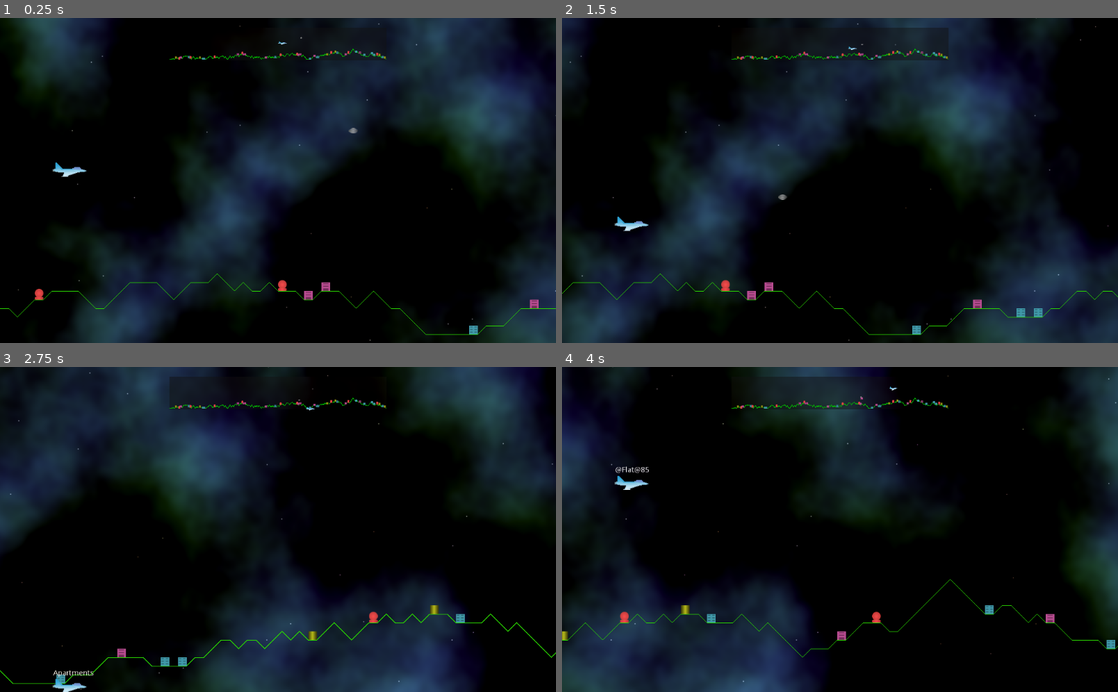
Above: before the commit, frames 1-4 (two rows, left to right).
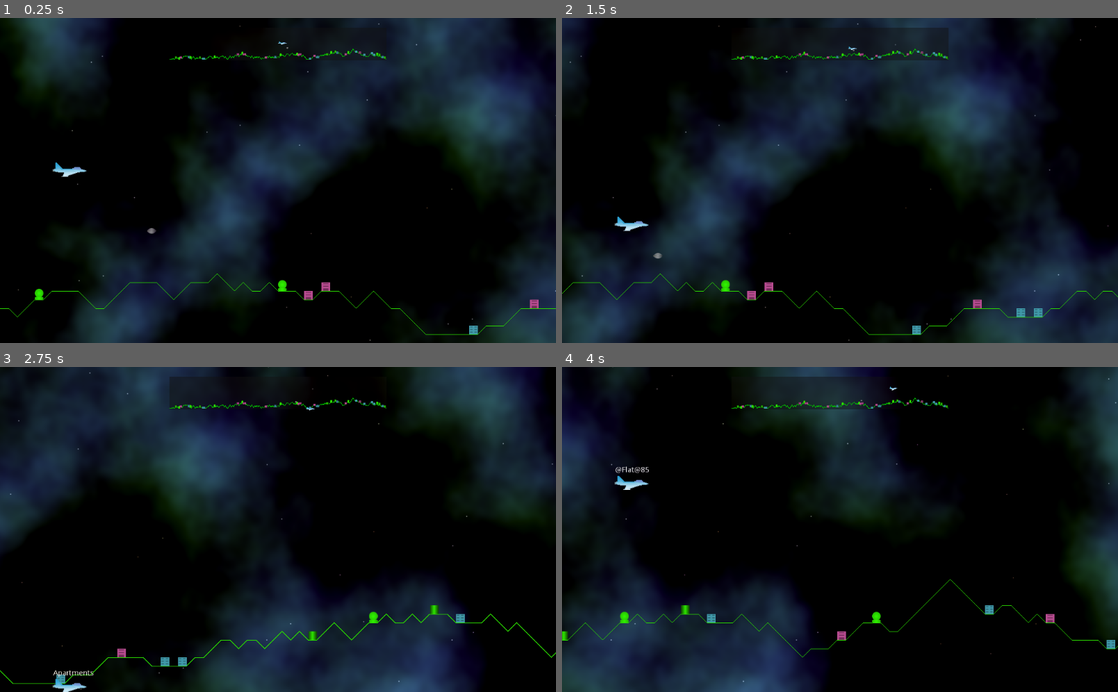
Above: after the commit, the same moments.

Repository: andrew-wilkes/godotia
Game: Godot game, scene res://Main.tscn
The game is run twice, just before and just after one commit, with the same random seed, the same clock (stepped at 60 frames per second) and the same inputs.
Inputs:
- Up to frame 1 (0.25 s): no input
- Up to frame 2 (1.5 s): hold Right (ui_right) 0.53-1.28 s; hold Down (ui_down) from 1.28 s (still down)
- Up to frame 3 (2.75 s): release Down (ui_down) at 2.03 s; hold Right (ui_right) from 2.03 s (still down)
- Up to frame 4 (4 s): release Right (ui_right) at 2.78 s; hold Up (ui_up) 2.78-3.53 s; hold Left (ui_left) from 3.53 s (still down)

The runs differ from the first frame. In frame 1, 0.2% of the frame differs, in the area x 6-70%, y 5-87%; in frame 2, 0.1%; in frame 3, 0.2%; in frame 4, 0.2%, in the area x 0-70%, y 8-84%.

Commit message:
Modulate color of resources as energy is drained

Diff:
--- a/Enemy.gd
+++ b/Enemy.gd
@@ -3,7 +3,7 @@
 enum { MOVING_TO_TARGET, DRAINING_ENERGY, MOVING_TO_PLAYER, LIFTING }
 
 const SPEED = 100
-const RATE_OF_DRAINING_ENERGY = 50
+const RATE_OF_DRAINING_ENERGY = 500
 
 var state = MOVING_TO_TARGET
 var target : Vector2
@@ -42,7 +42,7 @@
 func _on_Enemy_body_entered(body):
 	if body.get_parent() is Structure and state == MOVING_TO_TARGET:
 		structure = body.get_parent()
-		match structure.structType:
+		match structure.struct_type:
 			Structure.StructType.Building:
 				state = LIFTING
 				# Reparent the structure from terrain to enemy
--- a/Main.gd
+++ b/Main.gd
@@ -59,8 +59,8 @@
 
 func add_enemy_for_testing():
 	var enemy = enemy_scene.instance()
-	enemy.target = globals.structures.values()[18].position
-	enemy.position = Vector2(3600, -400)
+	enemy.target = globals.structures.values()[17].position
+	enemy.position = Vector2(3200, -200)
 	terrain.line.add_child(enemy)
 	globals.add_entity(enemy, "enemies")
 	map.add_enemy(enemy)
--- a/Structure.gd
+++ b/Structure.gd
@@ -9,17 +9,19 @@
 
 export var title: String
 export var description: String
-export(StructType) var structType = StructType.Building
-export(float, 100) var energy = 100
+export(StructType) var struct_type = StructType.Building
+export(float, EXP, 0, 10000, 10) var max_energy = 100 setget set_max_energy
 export(float, EXP, 0, 10000, 10) var population = 0
 
 var body
 var shape
 var velocity = Vector2(0, 0)
 var state = states.STATIC
+var energy  setget set_energy
 
 func _ready():
 	body = get_child(0)
+	set_energy(max_energy)
 
 
 func _physics_process(delta):
@@ -29,3 +31,15 @@
 		if collision:
 			velocity.y = 0
 			state = states.STATIC
+
+
+func set_energy(value):
+	energy = clamp(value, 0, INF)
+	if struct_type == StructType.Resource:
+		# Change the h value from 0.3 (Green) down to 0 (Red)
+		modulate = Color().from_hsv(energy / max_energy * 0.3, 1, 1)
+
+
+func set_max_energy(value):
+	energy = value
+	max_energy = value
--- a/autoload/Structures.tscn
+++ b/autoload/Structures.tscn
@@ -23,7 +23,7 @@
 centered = false
 script = ExtResource( 2 )
 title = "Apartment Block"
-energy = 0.0
+max_energy = 0.0
 population = 160.0
 
 [node name="Apartments" type="KinematicBody2D" parent="Apartments"]
@@ -36,13 +36,13 @@
 shape = SubResource( 1 )
 
 [node name="Cylinder" type="Sprite" parent="."]
-modulate = Color( 0.788235, 0.807843, 0.113725, 1 )
 position = Vector2( 36.5305, 9.8446 )
 texture = ExtResource( 4 )
 centered = false
 script = ExtResource( 2 )
 title = "Cylinder"
-structType = 1
+struct_type = 1
+max_energy = 350.0
 
 [node name="Cylinder" type="KinematicBody2D" parent="Cylinder"]
 position = Vector2( 8, 8 )
@@ -50,17 +50,18 @@
 collision_mask = 0
 
 [node name="CollisionShape2D" type="CollisionShape2D" parent="Cylinder/Cylinder"]
+visible = false
 shape = SubResource( 1 )
 
 [node name="Gas" type="Sprite" parent="."]
-modulate = Color( 1, 0.309804, 0.309804, 1 )
-position = Vector2( 65.5789, 9.8446 )
+position = Vector2( 65.3585, 9.8446 )
 texture = ExtResource( 6 )
 centered = false
 offset = Vector2( 0, -4 )
 script = ExtResource( 2 )
 title = "Gas Tank"
-structType = 1
+struct_type = 1
+max_energy = 120.0
 
 [node name="Gas" type="KinematicBody2D" parent="Gas"]
 position = Vector2( 8, 8 )
@@ -79,8 +80,8 @@
 centered = false
 script = ExtResource( 2 )
 title = "Office Block"
-energy = 0.0
-population = 160.0
+max_energy = 0.0
+population = 350.0
 
 [node name="Office" type="KinematicBody2D" parent="Office"]
 position = Vector2( 8, 8 )
